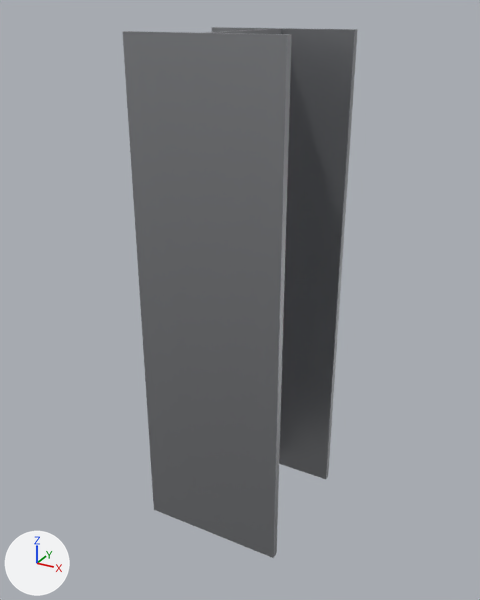
The glTF model public/models/authoring/column-steel-h-300.glb: old version first, new version second.
Both versions are drawn from a 50 mm lens placed at (0.592, -1.096, 1.036), pointed at (-0.007, -0.008, 0.491). The axes (+X, +Y, +Z) are drawn at lower left. The lights are the same throughout. The first picture is the older version. Where no turn or scale is listed for an object, it has been applied to the vertices.

Objects in the first picture: 'FlangeA', 'FlangeB' and 1 more.
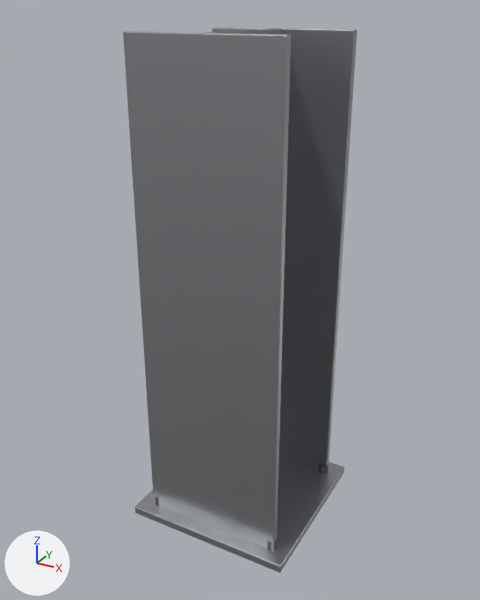
Changed parts and their boxes [x1, y1, x2, y2] in the pictures (480 x 600 px):
'BasePlate', added: after [135, 458, 345, 573]
'Anchor3', added: after [319, 464, 328, 474]
'Anchor1', added: after [267, 540, 277, 550]

Edits to the bpy script that builds the scene:
```text
Add mat_a_metaldark:
    mat_a_metaldark = principled_material('A_MetalDark')
    mat_a_metaldark.base_color = (0.18, 0.19, 0.2)  # grey #76797c
    mat_a_metaldark.metallic = 0.9
    mat_a_metaldark.roughness = 0.32
Add me_baseplate_001:
    me_baseplate_001.from_pydata(...)  # 56 vertices, 108 faces; spans x -0.18..0.18, y -0.18..0.18, z 0.0..0.018
    me_baseplate_001.materials.append(mat_a_steel)  # grey #aaacaf
Add me_anchor3:
    me_anchor3.from_pydata(...)  # an 8-sided cylinder along z spanning x 0.128..0.152, y 0.128..0.152, z 0.009..0.039
    me_anchor3.materials.append(mat_a_metaldark)  # grey #76797c
Add me_anchor1:
    me_anchor1.from_pydata(...)  # an 8-sided cylinder along z spanning x 0.128..0.152, y -0.152..-0.128, z 0.009..0.039
    me_anchor1.materials.append(mat_a_metaldark)  # grey #76797c
Add ob_baseplate:
    ob_baseplate = bpy.data.objects.new('BasePlate', me_baseplate_001)
    ob_baseplate.location = (0.0, 0.0, 0.0)
Add ob_anchor3:
    ob_anchor3 = bpy.data.objects.new('Anchor3', me_anchor3)
    ob_anchor3.location = (0.0, 0.0, 0.0)
Add ob_anchor1:
    ob_anchor1 = bpy.data.objects.new('Anchor1', me_anchor1)
    ob_anchor1.location = (0.0, 0.0, 0.0)
```
